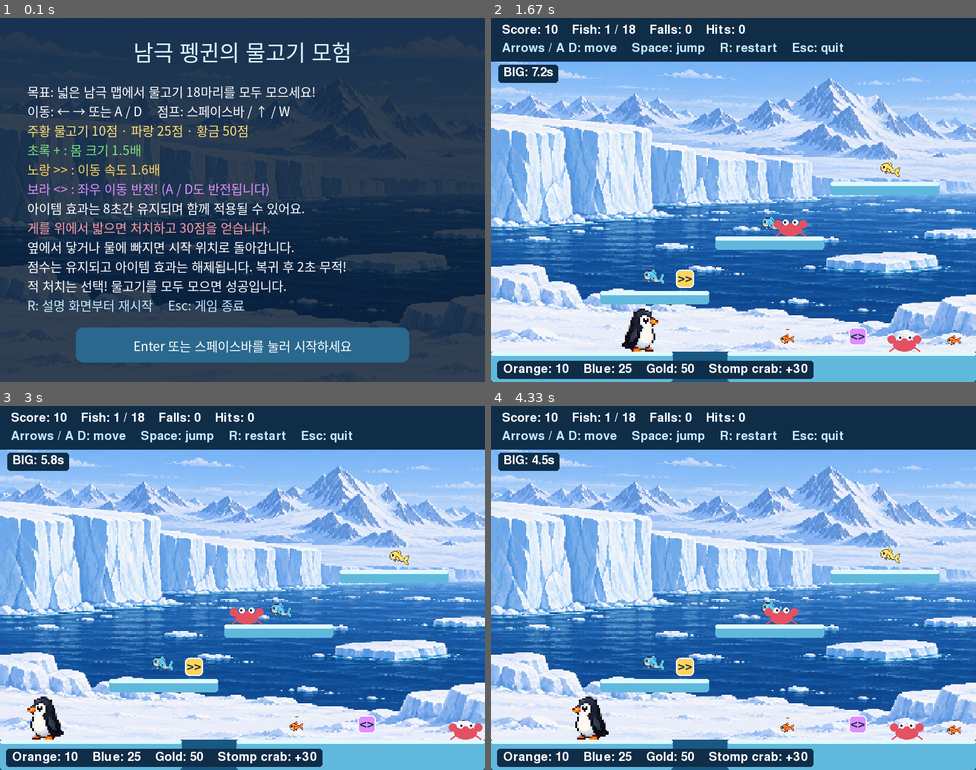
Above: before the commit, frames 1-4 (two rows, left to right).
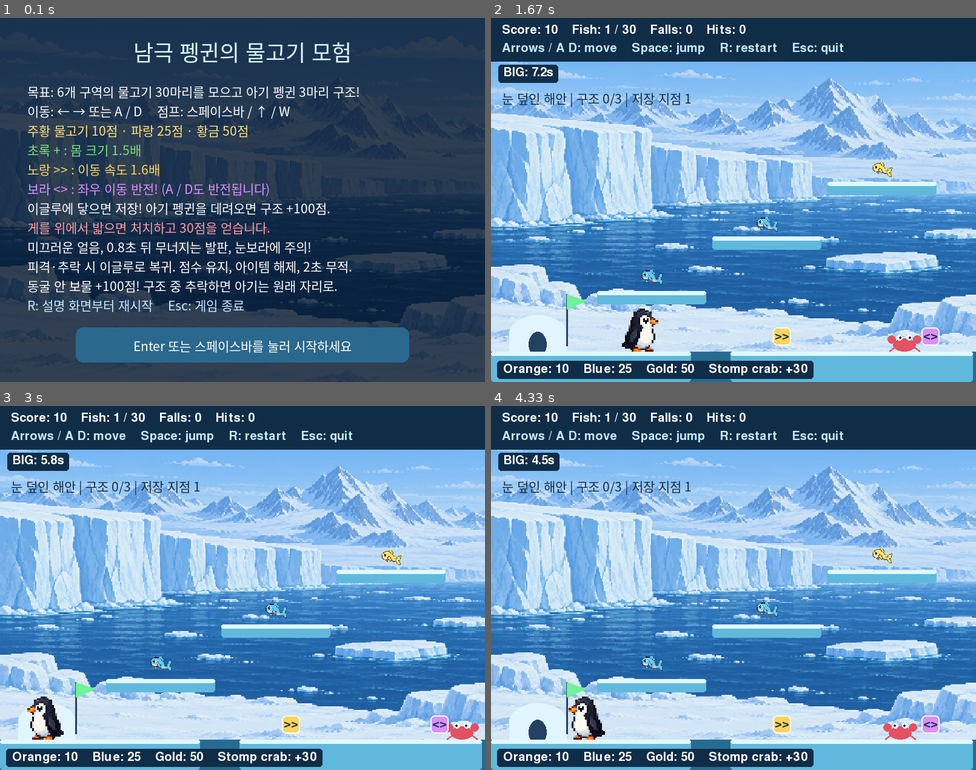
Above: after the commit, the same moments.

Repository: CJE-cpu/penguingame
Game: pygame game, started from pygame/main.py
The game is run twice, just before and just after one commit, with the same random seed, the same clock (stepped at 60 frames per second) and the same inputs.
Inputs:
- Up to frame 1 (0.1 s): no input
- Up to frame 2 (1.67 s): tap Enter at 0.33 s; hold Right 0.67-1.13 s; hold Up 1.17-1.47 s; hold Right from 1.5 s (still down)
- Up to frame 3 (3 s): release Right at 1.97 s; hold Left 2-2.53 s; hold Left 2.57-2.97 s
- Up to frame 4 (4.33 s): hold Up 3-3.37 s; hold Right 3.4-4.03 s; hold Left from 4.07 s (still down)

The runs differ from the first frame. In frame 1, 5.3% of the frame differs, in the area x 5-74%, y 18-76%; in frame 2, 3.4%; in frame 3, 3.3%; in frame 4, 4.0%.

Commit message:
Expand penguin adventure with six regions and rescue quests

Diff:
--- a/pygame/main.py
+++ b/pygame/main.py
@@ -4,7 +4,11 @@
 import pygame as pg
 
 WIDTH, HEIGHT = 800, 600
-WORLD_WIDTH = 2400
+REGION_WIDTH = 1200
+REGIONS = [('눈 덮인 해안', (109, 192, 226)), ('미끄러운 빙하', (80, 211, 239)),
+           ('얼음 동굴', (106, 129, 179)), ('눈보라 고원', (159, 183, 202)),
+           ('갈라진 빙붕', (148, 183, 230)), ('펭귄의 보금자리', (132, 206, 183))]
+WORLD_WIDTH = REGION_WIDTH * len(REGIONS)
 FISH_TYPES = {'orange': ('orange-fish-swim-1.png', (255, 255, 255), 10),
               'blue': ('orange-fish-swim-2.png', (100, 205, 255), 25),
               'gold': ('orange-fish-swim-3.png', (255, 230, 100), 50)}
@@ -89,33 +93,52 @@
         korean_font = pg.font.match_font('malgungothic, 맑은 고딕, nanumgothic')
         self.intro_font = pg.font.Font(korean_font, 21)
         self.intro_title_font = pg.font.Font(korean_font, 36)
-        # Three regions, with small ground gaps and optional ascending routes.
+        self.baby_image = load_image('penguin-left.png', (24, 31), keep_aspect=True)
         self.platforms = []
-        for offset in (0, 800, 1600):
-            self.platforms.extend([pg.Rect(offset, 550, 300, 50),
-                                   pg.Rect(offset + 390, 550, 410, 50),
-                                   pg.Rect(offset + 180, 450, 180, 22),
-                                   pg.Rect(offset + 370, 360, 180, 22),
-                                   pg.Rect(offset + 560, 270, 180, 22)])
+        self.platform_kinds = {}
+        self.grounds = []
+        for region in range(len(REGIONS)):
+            offset = region * REGION_WIDTH
+            gap = (65, 85, 70, 65, 100, 75)[region]
+            layouts = [(0, 550, 330, 50), (330 + gap, 550, 400, 50),
+                       (790 + gap, 550, REGION_WIDTH - 790 - gap, 50)]
+            # Different ridge positions and heights distinguish each region.
+            start = (175, 200, 155, 210, 175, 195)[region]
+            level = (450, 455, 445, 450, 455, 445)[region]
+            layouts += [(start, level, 180, 22), (start + 190, level - 90, 180, 22),
+                        (start + 380, level - 180, 180, 22)]
+            for index, (x, y, w, h) in enumerate(layouts):
+                rect = pg.Rect(offset + x, y, w, h)
+                self.platforms.append(rect)
+                kind = 'ice' if region in (1, 3) else 'snow'
+                if region == 4 and index in (3, 4, 5):
+                    kind = 'crumble'
+                self.platform_kinds[tuple(rect)] = kind
+                if index < 3:
+                    self.grounds.append(rect)
         self.reset()
 
     def reset(self):
         self.player = pg.Rect(55, 498, 40, 52)
         self.x, self.y = float(self.player.x), float(self.player.y)
         self.velocity_y = 0.0
+        self.velocity_x = 0.0
+        self.surface_kind = 'snow'
         self.on_ground = True
         self.facing_right = True
         self.fish = []
-        for offset in (0, 800, 1600):
-            for kind, x, y in [('orange', 65, 515), ('orange', 470, 515),
-                               ('blue', 250, 415), ('blue', 445, 325),
-                               ('gold', 640, 235), ('orange', 745, 515)]:
-                self.fish.append((kind, pg.Rect(offset + x, y, 36, 24)))
+        for region in range(len(REGIONS)):
+            offset = region * REGION_WIDTH
+            for kind, x in [('orange', 245), ('orange', 1030)]:
+                self.fish.append((kind, pg.Rect(offset + x, 515, 36, 24)))
+            for index, kind in enumerate(('blue', 'blue', 'gold')):
+                platform = self.platforms[region * 6 + 3 + index]
+                self.fish.append((kind, pg.Rect(platform.centerx - 18, platform.top - 35, 36, 24)))
         self.total = len(self.fish)
         self.score = 0
         self.max_score = sum(FISH_TYPES[kind][2] for kind, rect in self.fish)
-        self.enemies = [Enemy(self.platforms[region * 5 + index], 65 + region * 15)
-                        for region in range(3) for index in (1, 3)]
+        self.enemies = [Enemy(self.platforms[region * 6 + 1], 65 + region * 8)
+                        for region in range(len(REGIONS))]
         self.max_score += len(self.enemies) * ENEMY_POINTS
         self.defeated = 0
         self.hits = 0
@@ -127,16 +150,71 @@
         self.time = 0.0
         self.effects = {kind: 0.0 for kind in ITEM_STYLE}
         self.items = [(kind, pg.Rect(offset + x, y, 30, 30))
-                      for offset in (0, 800, 1600)
-                      for kind, x, y in [('grow', 140, 510), ('speed', 305, 415),
-                                         ('reverse', 590, 510)]]
+                      for offset in range(0, WORLD_WIDTH, REGION_WIDTH)
+                      for kind, x, y in [('grow', 140, 510), ('speed', 465, 510),
+                                         ('reverse', 710, 510)]]
+        self.checkpoints = [pg.Rect(i * REGION_WIDTH + 30, 490, 95, 60)
+                            for i in range(len(REGIONS))]
+        self.checkpoint_index = 0
+        self.spawn = (55, 498)
+        self.crumbles = {}  # key -> (elapsed since stepped on, time left hidden)
+        self.caves = [{'rect': pg.Rect(i * REGION_WIDTH + 880, 420, 180, 130),
+                       'found': False, 'treasure': False} for i in (2, 4)]
+        self.babies = []
+        for region in (1, 3, 5):
+            platform = self.platforms[region * 6 + 5]
+            self.babies.append({'rect': pg.Rect(platform.right - 40, platform.top - 31, 24, 31),
+                                'rescued': False})
+        self.carried_baby = None
+        self.rescued = 0
+        self.max_score += len(self.babies) * 100 + len(self.caves) * 100
+
+    def active_platforms(self):
+        return [p for p in self.platforms if self.crumbles.get(tuple(p), (0, 0))[1] <= 0]
+
+    def update_adventure(self, dt):
+        for key, (elapsed, hidden) in list(self.crumbles.items()):
+            if hidden > 0:
+                hidden = max(0, hidden - dt)
+                if not hidden:
+                    # Wait until the player leaves before restoring solid ice.
+                    if self.player.colliderect(pg.Rect(key)):
+                        self.crumbles[key] = (elapsed, 0.1)
+                        continue
+                    del self.crumbles[key]
+                    continue
+            else:
+                elapsed += dt
+                if elapsed >= 0.8:
+                    hidden = 4.0
+            self.crumbles[key] = (elapsed, hidden)
+        for index, checkpoint in enumerate(self.checkpoints):
+            if self.player.colliderect(checkpoint):
+                self.checkpoint_index = index
+                self.spawn = (checkpoint.x + 25, 498)
+                if self.carried_baby is not None:
+                    self.babies[self.carried_baby]['rescued'] = True
+                    self.carried_baby = None
+                    self.rescued += 1
+                    self.score += 100
+        for index, baby in enumerate(self.babies):
+            if (not baby['rescued'] and self.carried_baby is None
+                    and self.player.colliderect(baby['rect'])):
+                self.carried_baby = index
+        for cave in self.caves:
+            if self.player.colliderect(cave['rect']):
+                cave['found'] = True
+                chest = pg.Rect(cave['rect'].right - 45, 515, 30, 30)
+                if not cave['treasure'] and self.player.colliderect(chest):
+                    cave['treasure'] = True
+                    self.score += 100
 
     def resize_player(self, size):
         candidate = pg.Rect((0, 0), size)
         candidate.midbottom = self.player.midbottom
         candidate.x = max(0, min(WORLD_WIDTH - candidate.width, candidate.x))
         # Leave a growth pickup available if a wall or ceiling blocks expansion.
-        if any(candidate.colliderect(platform) for platform in self.platforms):
+        if any(candidate.colliderect(platform) for platform in self.active_platforms()):
             return False
         self.player = candidate
         self.x, self.y = map(float, candidate.topleft)
@@ -145,16 +223,20 @@
     def respawn(self, hit=False):
         self.effects = {kind: 0.0 for kind in ITEM_STYLE}
         self.player.size = (40, 52)
-        self.player.topleft = (55, 498)
+        self.player.topleft = self.spawn
         self.x, self.y = map(float, self.player.topleft)
         self.velocity_y = 0.0
+        self.velocity_x = 0.0
+        self.surface_kind = 'snow'
+        self.carried_baby = None
+        self.crumbles.clear()
         self.on_ground = True
         if hit:
             self.hits += 1
         else:
             self.falls += 1
         self.invincible = 2.0
-        self.camera_x = 0
+        self.camera_x = max(0, min(WORLD_WIDTH - WIDTH, self.player.centerx - WIDTH // 2))
 
     def update(self, dt, direction=0, jump=False):
         if not self.started:
@@ -163,6 +245,7 @@
         if self.won:
             return
         self.invincible = max(0.0, self.invincible - dt)
+        self.update_adventure(dt)
         previous_bottom = self.player.bottom
         for enemy in self.enemies:
             enemy.update(dt)
@@ -178,15 +261,27 @@
             self.on_ground = False
         if direction:
             self.facing_right = direction > 0
-        self.x += direction * speed * dt
+        if self.surface_kind == 'ice':
+            if direction:
+                change = 650 * dt
+                target = direction * speed
+                self.velocity_x += max(-change, min(change, target - self.velocity_x))
+            else:
+                self.velocity_x *= math.exp(-1.5 * dt)
+        else:
+            self.velocity_x = direction * speed
+        wind = -75 if 3 * REGION_WIDTH <= self.player.centerx < 4 * REGION_WIDTH else 0
+        movement = self.velocity_x + wind
+        self.x += movement * dt
         self.player.x = round(self.x)
-        for platform in self.platforms:
+        for platform in self.active_platforms():
             if self.player.colliderect(platform):
-                if direction > 0:
+                if movement > 0:
                     self.player.right = platform.left
-                elif direction < 0:
+                elif movement < 0:
                     self.player.left = platform.right
                 self.x = float(self.player.x)
+                self.velocity_x = 0
         self.player.x = max(0, min(WORLD_WIDTH - self.player.width, self.player.x))
         if self.player.x != round(self.x):
             self.x = float(self.player.x)
@@ -194,13 +289,16 @@
         self.y += self.velocity_y * dt
         self.player.y = round(self.y)
         self.on_ground = False
-        for platform in self.platforms:
+        for platform in self.active_platforms():
             touching_top = (self.velocity_y >= 0 and self.player.bottom == platform.top
                             and self.player.right > platform.left and self.player.left < platform.right)
             if self.player.colliderect(platform) or touching_top:
                 if self.velocity_y > 0:
                     self.player.bottom = platform.top
                     self.on_ground = True
+                    self.surface_kind = self.platform_kinds[tuple(platform)]
+                    if self.surface_kind == 'crumble':
+                        self.crumbles.setdefault(tuple(platform), (0.0, 0.0))
                 elif self.velocity_y < 0:
                     self.player.top = platform.bottom
                 self.y = float(self.player.y)
@@ -236,7 +334,8 @@
             else:
                 self.effects[kind] = ITEM_DURATION
         self.items = remaining_items
-        if not self.fish:
+        self.update_adventure(0)
+        if not self.fish and self.rescued == len(self.babies):
             self.won = True
         if self.player.top > HEIGHT:
             self.respawn()
@@ -251,10 +350,16 @@
         screen.blit(self.background, (background_x, 0))
         # Show water in the ground gaps so falls are visually clear.
         pg.draw.rect(screen, (24, 88, 130), (0, 550, WIDTH, 50))
-        for platform in self.platforms:
+        self.draw_adventure(screen)
+        for platform in self.active_platforms():
             rect = platform.move(-self.camera_x, 0)
-            pg.draw.rect(screen, (96, 185, 221), rect, border_radius=5)
+            kind = self.platform_kinds[tuple(platform)]
+            color = (92, 208, 238) if kind == 'ice' else (180, 144, 158) if kind == 'crumble' else (96, 185, 221)
+            pg.draw.rect(screen, color, rect, border_radius=5)
             pg.draw.rect(screen, (223, 249, 255), (rect.x, rect.y, rect.width, 7), border_radius=3)
+            if kind == 'crumble':
+                for x in range(rect.x + 15, rect.right, 35):
+                    pg.draw.lines(screen, (83, 75, 109), False, [(x, rect.y + 7), (x + 8, rect.y + 13), (x + 3, rect.bottom)], 2)
         for index, (kind, fish) in enumerate(self.fish):
             bob = round(math.sin(self.time * 4 + index) * 3)
             screen.blit(self.fish_images[kind], fish.move(-self.camera_x, bob))
@@ -273,9 +378,15 @@
             image = self.penguin_right if self.facing_right else self.penguin_left
         if not self.invincible or int(self.time * 10) % 2 == 0:
             screen.blit(image, self.player.move(-self.camera_x, 0))
+        if self.carried_baby is not None:
+            rect = self.player.move(-self.camera_x, 0)
+            screen.blit(self.baby_image, (rect.centerx - 12, rect.top - 29))
         pg.draw.rect(screen, (16, 45, 72), (0, 0, WIDTH, 72))
         screen.blit(self.font.render(f'Score: {self.score}    Fish: {self.total - len(self.fish)} / {self.total}    Falls: {self.falls}    Hits: {self.hits}', True, 'white'), (18, 10))
         screen.blit(self.font.render('Arrows / A D: move    Space: jump    R: restart    Esc: quit', True, (195, 234, 255)), (18, 40))
+        region = min(len(REGIONS) - 1, self.player.centerx // REGION_WIDTH)
+        status = f'{REGIONS[region][0]} | 구조 {self.rescued}/3 | 저장 지점 {self.checkpoint_index + 1}'
+        screen.blit(self.intro_font.render(status, True, (20, 45, 70)), (18, 116))
         legend = self.font.render('Orange: 10    Blue: 25    Gold: 50    Stomp crab: +30', True, 'white')
         pg.draw.rect(screen, (16, 45, 72), (10, HEIGHT - 35, legend.get_width() + 20, 30), border_radius=5)
         screen.blit(legend, (20, HEIGHT - 31))
@@ -289,11 +400,53 @@
             overlay = pg.Surface((WIDTH, HEIGHT), pg.SRCALPHA)
             overlay.fill((8, 25, 45, 175))
             screen.blit(overlay, (0, 0))
-            for text, font, y in [('All fish collected!', self.big_font, 225),
+            for text, font, y in [('Adventure complete!', self.big_font, 225),
                                   (f'Final score: {self.score} / {self.max_score}', self.font, 300),
                                   ('Press R to play again', self.font, 345)]:
                 label = font.render(text, True, 'white')
                 screen.blit(label, label.get_rect(center=(WIDTH // 2, y)))
+
+    def draw_adventure(self, screen):
+        region = min(len(REGIONS) - 1, self.player.centerx // REGION_WIDTH)
+        tint = pg.Surface((WIDTH, HEIGHT), pg.SRCALPHA)
+        tint.fill((*REGIONS[region][1], 45 if region != 2 else 95))
+        screen.blit(tint, (0, 0))
+        for cave in self.caves:
+            rect = cave['rect'].move(-self.camera_x, 0)
+            pg.draw.ellipse(screen, (170, 206, 232), rect.inflate(24, 24))
+            pg.draw.ellipse(screen, (22, 35, 67), rect)
+            for dx in (18, 45, 100, 135):
+                pg.draw.polygon(screen, (131, 216, 249), [(rect.x + dx, rect.y + 15),
+                                (rect.x + dx + 12, rect.y + 15), (rect.x + dx + 6, rect.y + 48)])
+            if cave['found'] and not cave['treasure']:
+                chest = pg.Rect(rect.right - 45, 515, 30, 30)
+                pg.draw.rect(screen, (240, 186, 66), chest, border_radius=4)
+                pg.draw.rect(screen, (255, 242, 156), chest, 3, border_radius=4)
+                pg.draw.line(screen, (120, 78, 42), chest.midtop, chest.midbottom, 3)
+        for index, checkpoint in enumerate(self.checkpoints):
+            rect = checkpoint.move(-self.camera_x, 0)
+            pg.draw.ellipse(screen, (225, 245, 255), rect)
+            pg.draw.rect(screen, (225, 245, 255), (rect.x, 520, rect.width, 30))
+            pg.draw.ellipse(screen, (35, 66, 98), (rect.centerx - 15, 517, 30, 42))
+            pg.draw.line(screen, (40, 65, 95), (rect.right, 455), (rect.right, 540), 3)
+            flag = (112, 242, 150) if index == self.checkpoint_index else (255, 215, 106)
+            pg.draw.polygon(screen, flag, [(rect.right, 455), (rect.right + 32, 466), (rect.right, 480)])
+        for index, baby in enumerate(self.babies):
+            if not baby['rescued'] and index != self.carried_baby:
+                rect = baby['rect'].move(-self.camera_x, 0)
+                screen.blit(self.baby_image, rect)
+                label = self.font.render('!', True, (255, 232, 101))
+                screen.blit(label, (rect.centerx - 4, rect.y - 25))
+        if region == 3:
+            for i in range(65):
+                x = int((i * 137 - self.time * 180) % WIDTH)
+                y = int((i * 83 + self.time * 45) % HEIGHT)
+                pg.draw.line(screen, (238, 249, 255), (x, y), (x - 12, y + 4), 2)
+        # An overview of the six regions and the camera position.
+        for i, (_, color) in enumerate(REGIONS):
+            pg.draw.rect(screen, color, (WIDTH - 210 + i * 32, HEIGHT - 30, 30, 12))
+        marker = WIDTH - 210 + int(self.player.centerx / WORLD_WIDTH * 192)
+        pg.draw.circle(screen, 'white', (marker, HEIGHT - 24), 4)
 
     def draw_intro(self, screen):
         screen.blit(self.background, (0, 0))
@@ -303,17 +456,17 @@
         title = self.intro_title_font.render('남극 펭귄의 물고기 모험', True, (223, 249, 255))
         screen.blit(title, title.get_rect(center=(WIDTH // 2, 55)))
         lines = [
-            ('목표: 넓은 남극 맵에서 물고기 18마리를 모두 모으세요!', 'white'),
+            ('목표: 6개 구역의 물고기 30마리를 모으고 아기 펭귄 3마리 구조!', 'white'),
             ('이동: ← → 또는 A / D     점프: 스페이스바 / ↑ / W', 'white'),
             ('주황 물고기 10점 · 파랑 25점 · 황금 50점', (255, 223, 120)),
             ('초록 + : 몸 크기 1.5배', ITEM_STYLE['grow'][0]),
             ('노랑 >> : 이동 속도 1.6배', ITEM_STYLE['speed'][0]),
             ('보라 <> : 좌우 이동 반전! (A / D도 반전됩니다)', ITEM_STYLE['reverse'][0]),
-            ('아이템 효과는 8초간 유지되며 함께 적용될 수 있어요.', 'white'),
+            ('이글루에 닿으면 저장! 아기 펭귄을 데려오면 구조 +100점.', 'white'),
             ('게를 위에서 밟으면 처치하고 30점을 얻습니다.', (255, 155, 165)),
-            ('옆에서 닿거나 물에 빠지면 시작 위치로 돌아갑니다.', 'white'),
-            ('점수는 유지되고 아이템 효과는 해제됩니다. 복귀 후 2초 무적!', 'white'),
-            ('적 처치는 선택! 물고기를 모두 모으면 성공입니다.', 'white'),
+            ('미끄러운 얼음, 0.8초 뒤 무너지는 발판, 눈보라에 주의!', 'white'),
+            ('피격·추락 시 이글루로 복귀. 점수 유지, 아이템 해제, 2초 무적.', 'white'),
+            ('동굴 안 보물 +100점! 구조 중 추락하면 아기는 원래 자리로.', 'white'),
             ('R: 설명 화면부터 재시작     Esc: 게임 종료', (195, 234, 255)),
         ]
         for index, (text, color) in enumerate(lines):
Not shown, changed: README.md
Not shown, changed: pygame/AntarcticPenguin.exe
